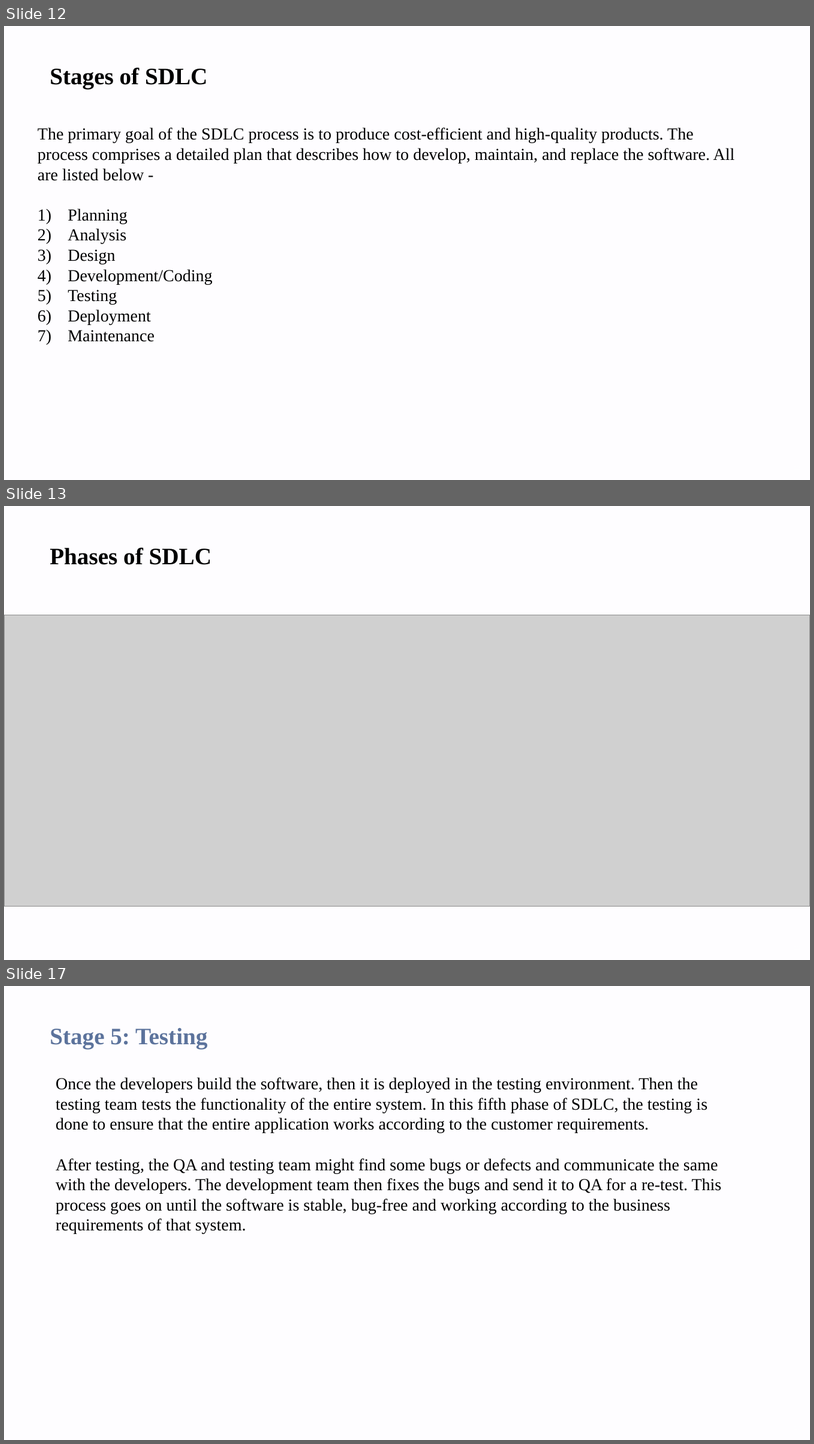
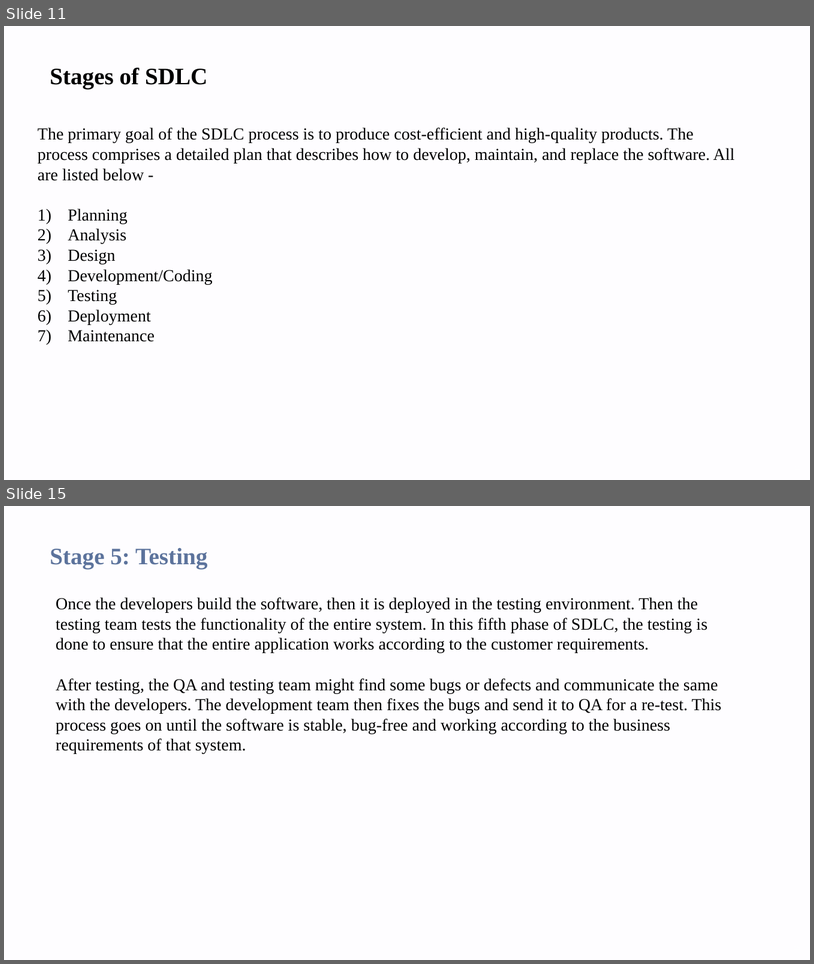
Before and after one commit to renujindal89/software-module1-2, a slide deck: software module 1,2.pptx. Shown one above the other, each under a label of ours: slides 12, 13 and 17 before the commit, slides 11 and 15 after it; the slides between them are not shown. The pictures are 814x1444 and 814x964 pixels, drawn with LibreOffice and Linux fonts; fonts in the diff are those of the drawing; grey boxes stand for pictures; background and template pictures are left out. Boxes give left, top, right and bottom in pixels: in the first picture for what was removed or moved away, otherwise in the second. Text is boxed around its words. In the diff, an @@ line names an element or a change of style, - is before the commit and + after.

```diff
--- a/software module 1,2.pptx
+++ b/software module 1,2.pptx
@@ slide 13 removed at [4,506,810,960], background #FEFDFF; not listed: 1 template element that a slide beside it also shows @@
@@ text removed at [50,547,212,565] @@
-Phases of SDLC
@@ picture removed at [4,615,810,906] @@
@@ what was slide 12 is now slide 11 @@
@@ what was slide 17 is now slide 15 @@
```
Also in this commit, not shown: 7 slides changed, 11 other slides removed.
